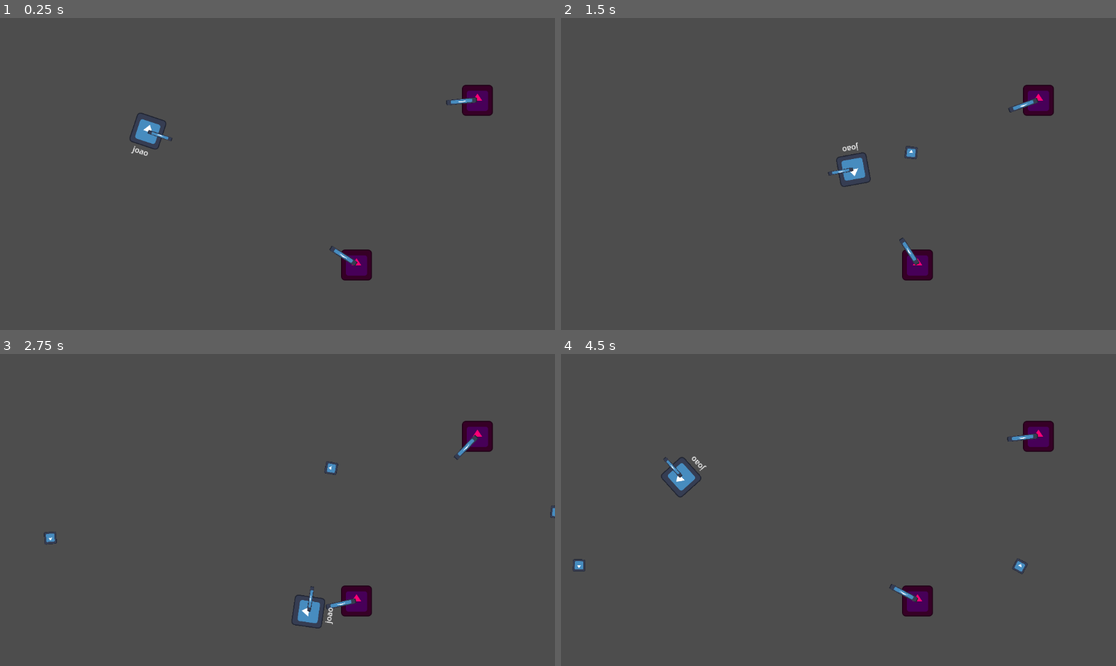
Above: before the commit, frames 1-4 (two rows, left to right).
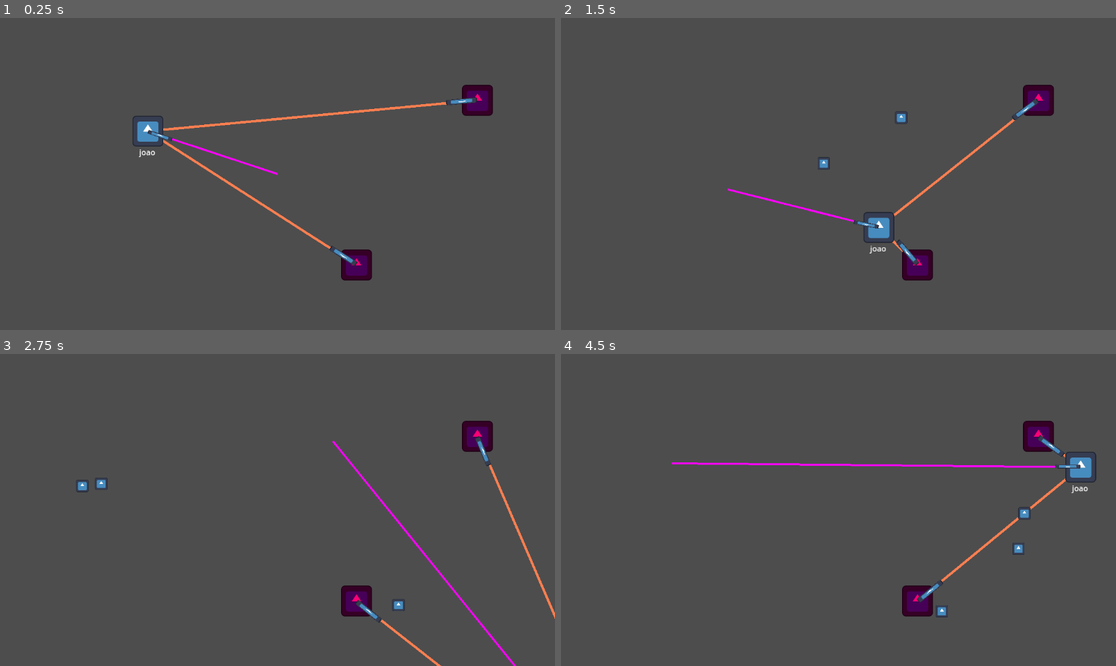
Above: after the commit, the same moments.

Repository: viniciusmuller/shooter
Game: Godot game, scene res://Main.tscn
Same seed, same stepped clock (60 frames per second), same inputs: the game is played once before the commit and once after it. The engine's default icon, where the game draws it, is replaced by a stand-in: a white triangle on a blue panel in a dark square.
Inputs (mouse positions are in pixels of both pictures, inside the frame that each line leads up to):
- Up to frame 1 (0.25 s): no input
- Up to frame 2 (1.5 s): tap Enter at 0.5 s; move the mouse to (960, 158) at 0.52 s; hold D (right) 0.53-1.28 s; click (960, 158) at 0.6 s; tap Space (dash, bound only after the commit) at 0.8, 1.35 s; move the mouse to (727, 189) at 1.27 s; hold S (down) from 1.28 s (still down)
- Up to frame 3 (2.75 s): click (166, 525) at 1.55 s; move the mouse to (333, 441) at 2.02 s; release S (down) at 2.03 s; hold D (right) from 2.03 s (still down); click (333, 441) at 2.1 s; tap Space (dash, bound only after the commit) at 2.3 s
- Up to frame 4 (4.5 s): move the mouse to (810, 572) at 2.77 s; release D (right) at 2.78 s; hold W (up) 2.78-3.53 s; tap Space (dash, bound only after the commit) at 2.85, 3.8, 4.35 s; click (810, 572) at 3.05 s; move the mouse to (1005, 556) at 3.52 s; hold A (left) from 3.53 s (still down); click (1005, 556) at 3.6 s; move the mouse to (672, 463) at 4.27 s

The runs differ from the first frame. In frame 1, 1.2% of the frame differs, in the area x 23-81%, y 26-75%; in frame 2, 1.6%; in frame 3, 1.8%; in frame 4, 2.1%, in the area x 2-97%, y 25-85%.

Commit message:
refactor: improve how bullets are handled and add shooting to sentries

Diff:
--- /dev/null
+++ b/Bullet.gd
@@ -0,0 +1,15 @@
+extends RigidBody2D
+
+const speed = 400
+var direction = Vector2.ZERO
+
+# Called when the node enters the scene tree for the first time.
+func _ready():
+	pass # Replace with function body.
+
+
+# Called every frame. 'delta' is the elapsed time since the previous frame.
+func _process(delta):
+	var collision_result = move_and_collide(direction * speed * delta)
+	if collision_result != null:
+		queue_free()
--- a/Bullet.tscn
+++ b/Bullet.tscn
@@ -1,17 +1,18 @@
-[gd_scene load_steps=3 format=3 uid="uid://k38a48y3ch7h"]
+[gd_scene load_steps=4 format=3 uid="uid://k38a48y3ch7h"]
 
+[ext_resource type="Script" path="res://Bullet.gd" id="1_5vfm5"]
 [ext_resource type="Texture2D" uid="uid://vpedxefki074" path="res://icon.svg" id="1_syigd"]
 
-[sub_resource type="CircleShape2D" id="CircleShape2D_qaoov"]
+[sub_resource type="RectangleShape2D" id="RectangleShape2D_10opg"]
+size = Vector2(16, 16)
 
 [node name="Bullet" type="RigidBody2D"]
-collision_layer = 4
-collision_mask = 2
-gravity_scale = 0.0
+script = ExtResource("1_5vfm5")
 
 [node name="CollisionShape2D" type="CollisionShape2D" parent="."]
+position = Vector2(3.57628e-07, 0)
 scale = Vector2(1.5, 1.5)
-shape = SubResource("CircleShape2D_qaoov")
+shape = SubResource("RectangleShape2D_10opg")
 
 [node name="Sprite2D" type="Sprite2D" parent="."]
 scale = Vector2(0.2, 0.2)
--- a/Player.gd
+++ b/Player.gd
@@ -5,17 +5,25 @@
 
 var bullet = preload("res://Bullet.tscn")
 
+func _draw():
+	draw_line(Vector2.ZERO, get_local_mouse_position(), Color.MAGENTA, 4.0)
+
 func shoot():
 	var mouse_position = get_viewport().get_mouse_position()
 	var bullet_instance = bullet.instantiate()
 	get_tree().get_root().add_child(bullet_instance)
-	var gun_offset = Vector2(70, 0).rotated(rotation) # TODO: Try to get this dynamically using the gun's sprite
-	bullet_instance.position = get_global_position() + gun_offset;
+	var mouse_angle = position.angle_to_point(get_global_mouse_position())
+	bullet_instance.global_position = $Gun/Barrel.global_position
+	bullet_instance.direction = (get_global_mouse_position() - global_position).normalized()
 	bullet_instance.rotation = rotation
-	bullet_instance.apply_central_impulse(Vector2(bullet_speed, 0).rotated(rotation))
 
 func process_input():
 	velocity = Vector2()
+
+	var multiplier = 1
+
+	if Input.is_action_just_pressed("dash"):
+		speed = 1000
 
 	if Input.is_action_pressed("right"):
 		velocity.x += 1
@@ -38,7 +46,6 @@
 # Called every frame. 'delta' is the elapsed time since the previous frame.
 func _process(delta):
 	process_input()
-
-	look_at(get_global_mouse_position())
-
+	$Gun.look_at(get_global_mouse_position())
 	move_and_slide()
+	queue_redraw()
--- a/Player.tscn
+++ b/Player.tscn
@@ -13,15 +13,15 @@
 scale = Vector2(0.5, 0.5)
 texture = ExtResource("1_1jd5a")
 
-[node name="CollisionShape2D" type="CollisionShape2D" parent="."]
-shape = SubResource("RectangleShape2D_5ivml")
-
 [node name="Gun" type="Node2D" parent="."]
 
 [node name="Sprite2D" type="Sprite2D" parent="Gun"]
 position = Vector2(26.75, 1)
 scale = Vector2(0.410156, 0.0625)
 texture = ExtResource("1_1jd5a")
+
+[node name="Barrel" type="Node2D" parent="Gun"]
+position = Vector2(62, 1)
 
 [node name="Label" type="Label" parent="."]
 offset_left = -32.0
@@ -30,3 +30,6 @@
 offset_bottom = 58.0
 text = "joao"
 horizontal_alignment = 1
+
+[node name="CollisionShape2D" type="CollisionShape2D" parent="."]
+shape = SubResource("RectangleShape2D_tkjmw")
--- a/Turret.gd
+++ b/Turret.gd
@@ -2,11 +2,28 @@
 
 @export var player: CharacterBody2D
 
+var bullet = preload("res://Bullet.tscn")
+
 # Called when the node enters the scene tree for the first time.
 func _ready():
-	pass # Replace with function body.
+	$Timer.start()
 
+func _draw():
+	draw_line(Vector2.ZERO, to_local(player.position), Color.CORAL, 5.0)
 
 # Called every frame. 'delta' is the elapsed time since the previous frame.
 func _process(delta):
 	$Gun.rotation = position.angle_to_point(player.position)
+	queue_redraw()
+
+func shoot():
+	var bullet_instance = bullet.instantiate()
+	get_tree().get_root().add_child(bullet_instance)
+	var mouse_angle = position.angle_to_point(get_global_mouse_position())
+	bullet_instance.global_position = $Gun/Barrel.global_position
+	bullet_instance.direction = (player.global_position - global_position).normalized()
+	bullet_instance.rotation = rotation
+
+func _on_timer_timeout():
+	print("test")
+	shoot()
--- a/Turret.tscn
+++ b/Turret.tscn
@@ -30,3 +30,10 @@
 [node name="CollisionShape2D" type="CollisionShape2D" parent="Gun"]
 position = Vector2(34.5, 1)
 shape = SubResource("RectangleShape2D_3vb7n")
+
+[node name="Barrel" type="Node2D" parent="Gun"]
+position = Vector2(87, 0)
+
+[node name="Timer" type="Timer" parent="."]
+
+[connection signal="timeout" from="Timer" to="." method="_on_timer_timeout"]
--- a/project.godot
+++ b/project.godot
@@ -50,3 +50,8 @@
 "events": [Object(InputEventMouseButton,"resource_local_to_scene":false,"resource_name":"","device":-1,"window_id":0,"a …(236 unchanged characters)…
 ]
 }
+dash={
+"deadzone": 0.5,
+"events": [null, Object(InputEventKey,"resource_local_to_scene":false,"resource_name":"","device":0,"window_id":0,"alt_pressed":false,"shift_pressed":false,"ctrl_pressed":false,"meta_pressed":false,"pressed":false,"keycode":32,"physical_keycode":0,"unicode":0,"echo":false,"script":null)
+]
+}
Not shown: 1 places in Player.tscn that only renumber resources
